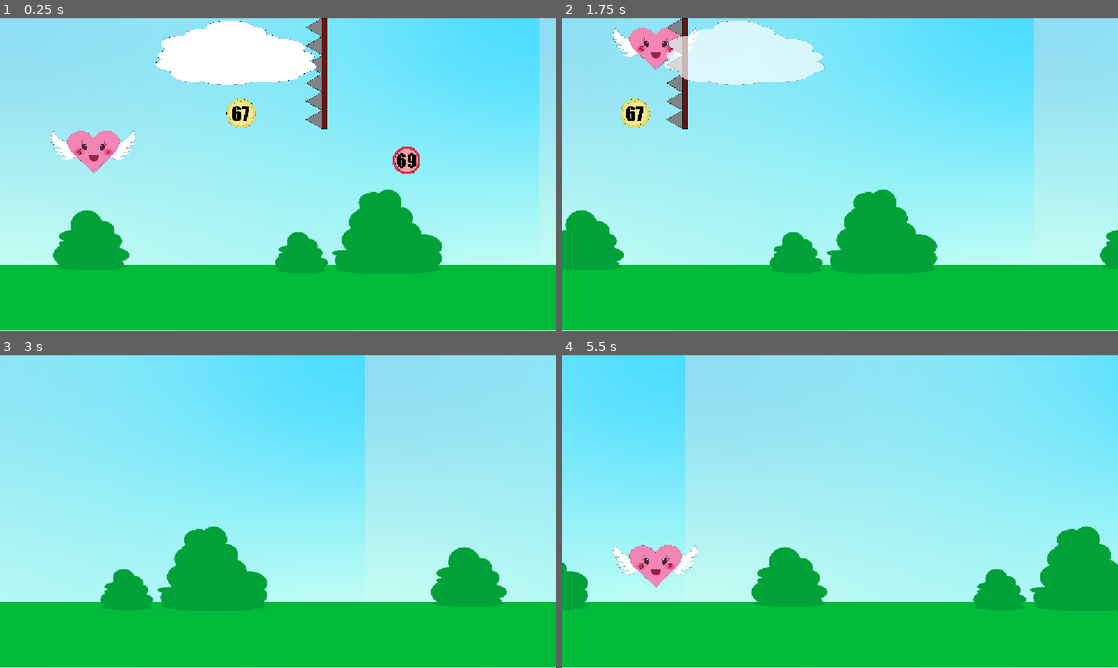
Above: before the commit, frames 1-4 (two rows, left to right).
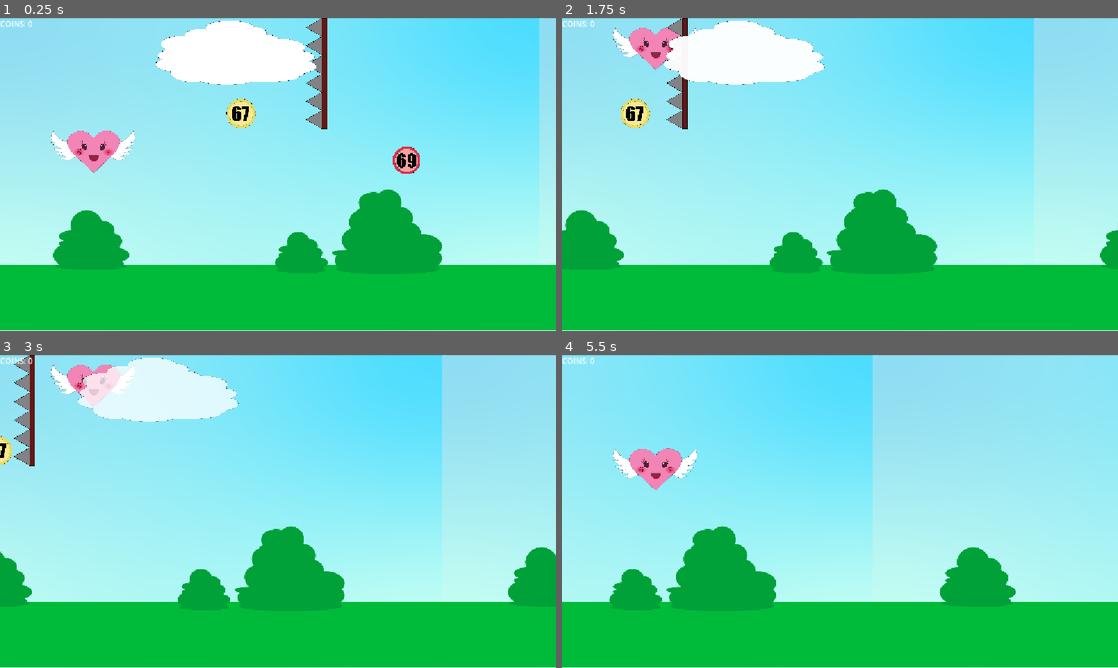
Above: after the commit, the same moments.

Repository: leadomic0909/bounce-back-67
Game: Godot game, scene res://BounceBack67.tscn
Two runs of this game, one before a commit and one after it. Both use one fixed random seed, a clock stepped at 60 frames per second and the inputs below.
Inputs:
- Up to frame 1 (0.25 s): no input
- Up to frame 2 (1.75 s): hold Up (ui_up) 0.53-1.28 s; hold Down (ui_down) from 1.28 s (still down)
- Up to frame 3 (3 s): release Down (ui_down) at 2.03 s; hold Up (ui_up) from 2.03 s (still down)
- Up to frame 4 (5.5 s): release Up (ui_up) at 3.53 s; hold Down (ui_down) from 3.53 s (still down)

The runs differ from the first frame. In frame 1, less than 0.1% of the frame differs, in the area x 0-6%, y 0-3%; in frame 2, 4.3%; in frame 3, 24%; in frame 4, 42%, in the area x 0-100%, y 0-82%.
Error before the commit: Invalid assignment of property or key 'text' with value of type 'String' on a base object of type 'null instance'. (res://coin_67,69.gd:29)

Commit message:
oblak

Diff:
--- a/BounceBack67.tscn
+++ b/BounceBack67.tscn
@@ -94,9 +94,9 @@
 scale = Vector2(0.1501305, 0.15013048)
 shape = SubResource("CircleShape2D_pv2l2")
 
-[node name="CanvasLayer" type="CanvasLayer" parent="." unique_id=252889850]
+[node name="UI" type="CanvasLayer" parent="." unique_id=252889850]
 
-[node name="count67" type="Label" parent="CanvasLayer" unique_id=1506052109]
+[node name="Count" type="Label" parent="UI" unique_id=1506052109]
 offset_right = 72.0
 offset_bottom = 42.0
 
--- a/oblak.gd
+++ b/oblak.gd
@@ -22,7 +22,7 @@
 		body.set_process_input(false)
 
 		var tween = create_tween()
-		tween.tween_property(self, "modulate:a", 0.0, 0.4)
+		tween.tween_property(self, "modulate:a", 0.0, 3.0)
 
 		await tween.finished
 
--- a/player.gd
+++ b/player.gd
@@ -9,7 +9,7 @@
 	slow_active = true
 	Engine.time_scale = 0.5
 
-	await get_tree().create_timer(0.4, true, false, true).timeout
+	await get_tree().create_timer(3.0, true, false, true).timeout
 
 	Engine.time_scale = 2.0
 	print("Normalna brzina vraćena")
@@ -39,5 +39,5 @@
 
 	if body.name == "Player":
 		Engine.time_scale = 0.5
-		await get_tree().create_timer(0.4, true, false, true).timeout
+		await get_tree().create_timer(3.0, true, false, true).timeout
 		Engine.time_scale = 2.0
